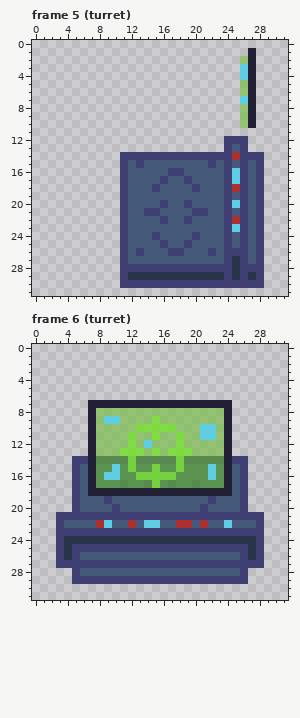
File history of a pixel-art file, art/ship_objects.aseprite. The picture above was drawn from the file before the commit.
32x32 pixels, 9 frames. Colours within 5 levels of each other are drawn and written as one. Shown: frame 5 (turret), frame 6 (turret). The commit also changed other frames, which this record leaves out.
Once edited:
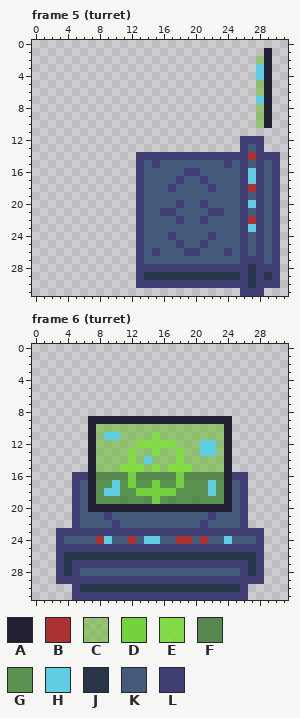
Palette (. is transparent): A #222034  B #ac3232  C #6abe3094  D #76d13e  E #7bdd37e8  F #57884d  G #5a9350  H #5fcde4  J #283448  K #45597b  L #3f3f74
What changed:
Changed rows in their new state; - is an unchanged pixel.
Frame 5 (turret):
first column x 11:
 1 ----------------.-A-
 2 ---------------..CA-
 3 ---------------..HA-
 4 ---------------..HA-
 5 ---------------..CA-
 6 ---------------..CA-
 7 ---------------..HA-
 8 ---------------..CA-
 9 ---------------..CA-
10 ---------------..CA-
12 -------------..-LL--
13 -------------..-KL--
14 ..------------L-B-LL
15 ..--L------K------KL
16 ..L---KKLL---KK-H-KL
17 ..L--K-LK-L--KK-H-KL
18 ..L-K-L--K-L-KK-B-KL
19 ..L----------K----KL
20 ..L--K-LK-L--KK-H-KL
21 ..LKKLL--KKLLK----KL
22 ..L--K-LK-L--KK-B-KL
23 ..L----------KK-H-KL
24 ..L-K-L--K-L-K----KL
25 ..L--K-LK-L--K----KL
26 ..--L-KKLL-K--K---KL
27 ..L----------KK-L-KL
28 ..------------L-J-LL
29 ..L----------J----JL
30 ..--------------J-LL
31 ---------------LLL--
Frame 6 (turret):
first column x 3:
 7 ----..................----
 8 ----..................----
 9 -----AAAAAAAAAAAAAAAA-----
10 ----------CCCCC---CC------
11 ------HH-C-----C--CC------
12 ---------CEEEEEC--HH------
13 --------C-C---C-C-HH------
14 --..-CCCCECHCCCECCCCC-..--
15 --..-CCCEEECECEEECCCC-..--
16 ---L-FFFFDFFFFFDFFFFF-L---
17 -------HGD-G--GD-G-H------
18 -----GHHGGDDDDDGGGGHG-----
19 ----AGGGFGGFDGFGGFGGGA----
20 ----AAAAAAAAAAAAAAAAAA----
21 ..-KKK-KKKKKKKKKKKK-KKK-..
22 ..L--KKL-K-KK--KK-L--K-L..
24 -KKKKBHKKBKHHKKBBKBKKHKKK-
25 -L----------------------L-
26 --JJJJJJJJJJJJJJJJJJJJJJ--
27 -J----------------------J-
28 LJ----------------------JL
29 LL----------------------LL
30 --LJJJJJJJJJJJJJJJJJJJJL--
31 --LLLLLLLLLLLLLLLLLLLLLL--
Where, in picture pixels (left, top, right, bottom), the same in both pictures:
changed: (120, 48, 280, 296)
changed: (56, 400, 264, 600)
